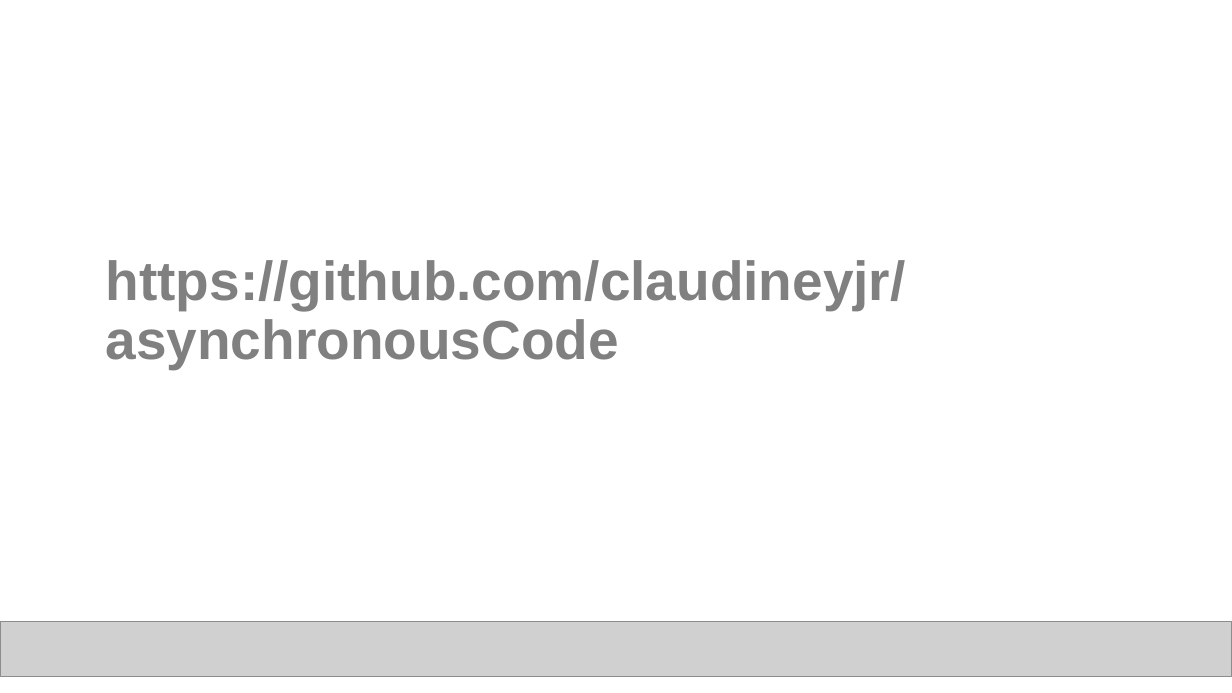
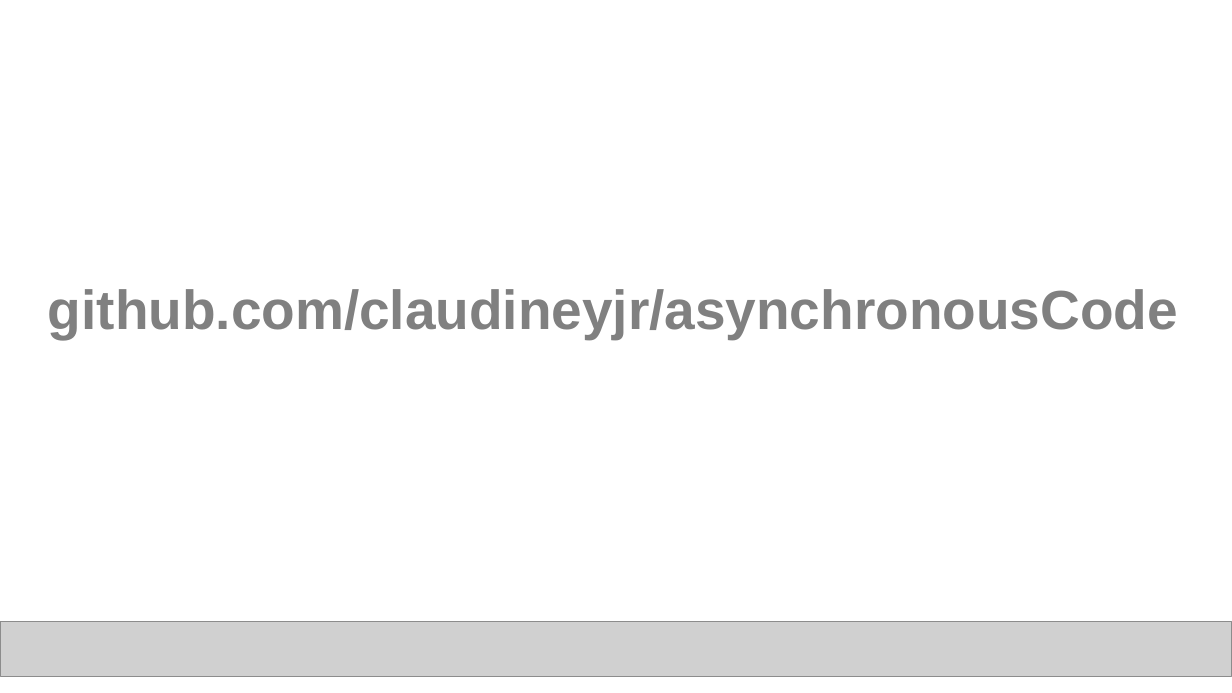
Before and after one commit to claudineyjr/asynchronousCode, a slide deck: slide 11 of slides.pptx. Drawn at 1232x693 pixels with LibreOffice and Linux fonts; fonts in the diff are those of the drawing; grey boxes stand for pictures. Boxes give left, top, right and bottom in pixels: in the first picture for what was removed or moved away, otherwise in the second. Text is boxed around its words. In the diff, an @@ line names an element or a change of style, - is before the commit and + after.

```diff
--- a/slides.pptx
+++ b/slides.pptx
@@ text at bbox=[48, 289, 1178, 339]: text changed @@
-https://github.com/claudineyjr/asynchronousCode
+github.com/claudineyjr/asynchronousCode
```
Also in this commit, not shown: 1 other slide changed.
